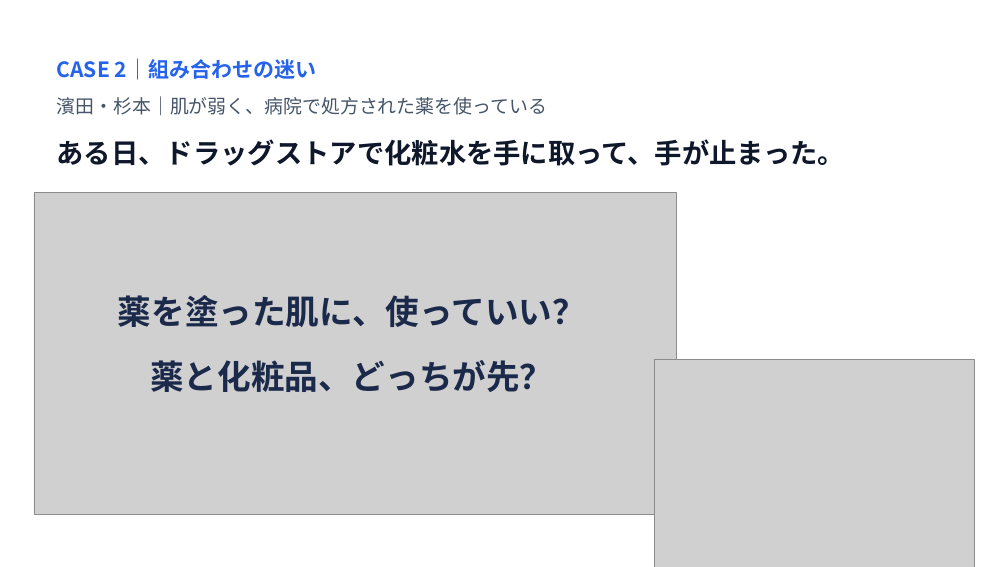
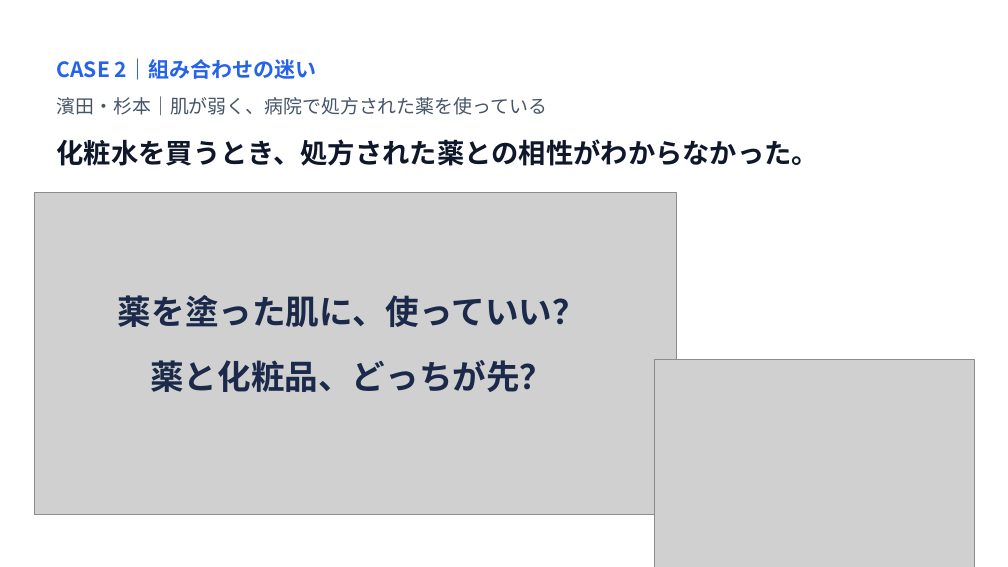
Before and after one commit to John-Frusciante/overlai, a slide deck: slide 3 of docs/ピッチ/Overlai_本選ピッチ.pptx. Drawn at 1008x567 pixels with LibreOffice and Linux fonts; fonts in the diff are those of the drawing; grey boxes stand for pictures. Boxes give left, top, right and bottom in pixels: in the first picture for what was removed or moved away, otherwise in the second. Text is boxed around its words. In the diff, an @@ line names an element or a change of style, - is before the commit and + after.

```diff
--- a/docs/ピッチ/Overlai_本選ピッチ.pptx
+++ b/docs/ピッチ/Overlai_本選ピッチ.pptx
@@ text at <box>57,139,820,166</box>: text changed @@
-ある日、ドラッグストアで化粧水を手に取って、手が止まった。
+化粧水を買うとき、処方された薬との相性がわからなかった。
```
Also in this commit, not shown: 2 other files.
